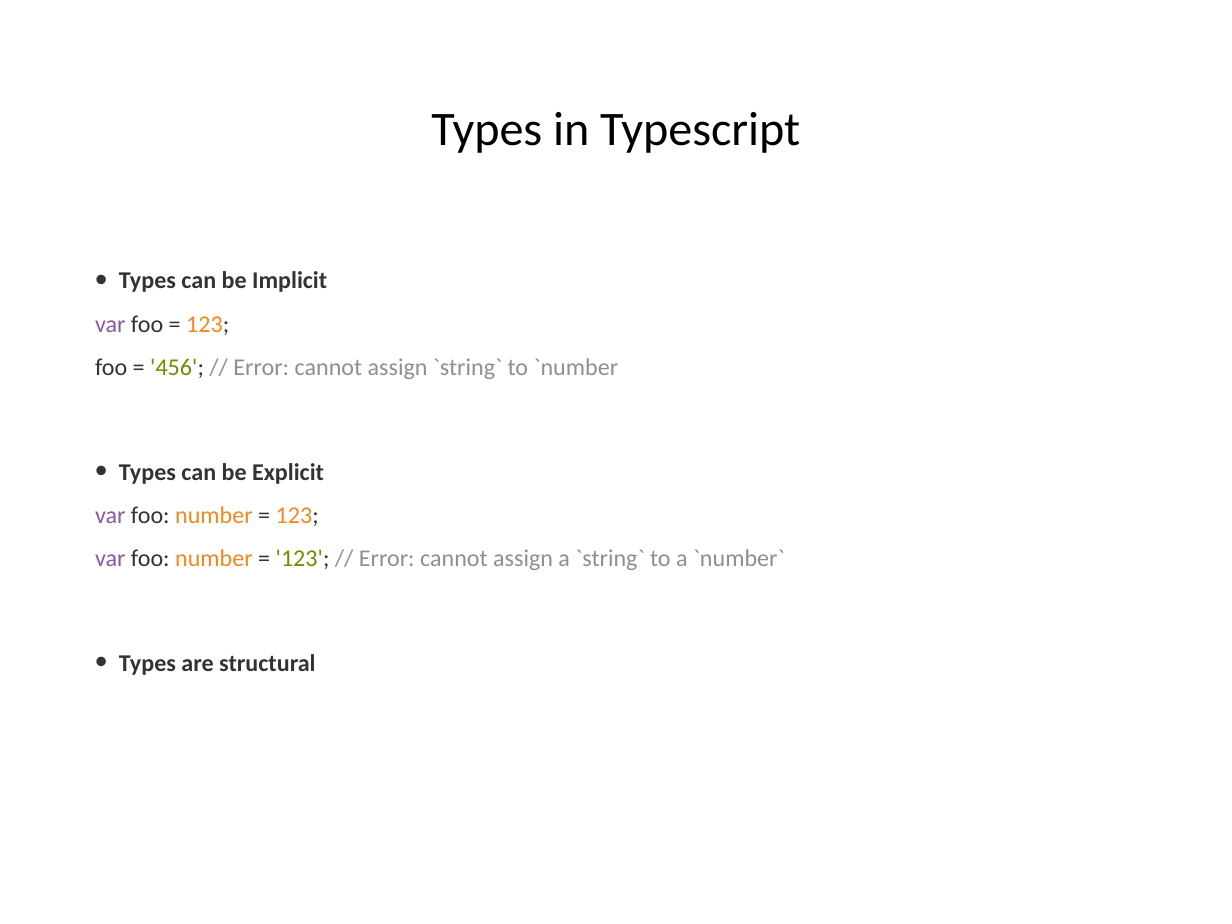
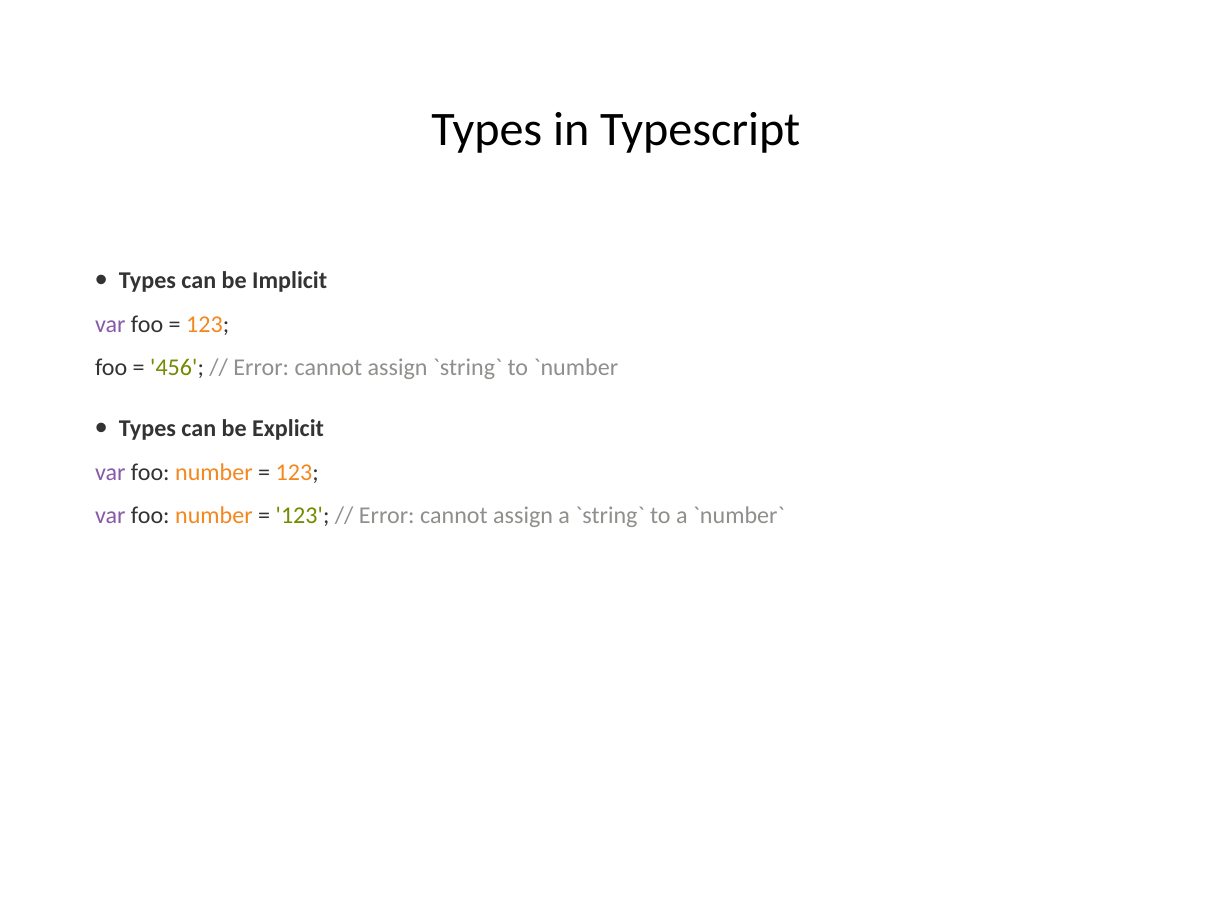
Before and after one commit to hogeschool/Development-5, a slide deck: slide 18 of Lectures/Lecture5/lesson5.pptx (slide 12 before the commit). Drawn at 1232x924 pixels with LibreOffice and Linux fonts; fonts in the diff are those of the drawing. Boxes give left, top, right and bottom in pixels: in the first picture for what was removed or moved away, otherwise in the second. Text is boxed around its words. In the diff, an @@ line names an element or a change of style, - is before the commit and + after.

```diff
--- a/Lectures/Lecture5/lesson5.pptx
+++ b/Lectures/Lecture5/lesson5.pptx
@@ text at [119, 654, 315, 675]: paragraph removed @@
-• Types are structural
```
Also in this commit, not shown: 5 other slides changed, 11 slides added, 1 other file.
